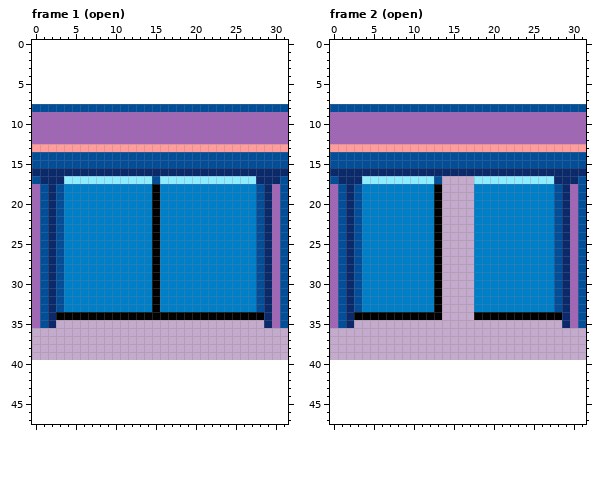
Pixel-art file -- assets/sprites/elevator_door.ase. This is how it looked before the edit.
32x32 pixels, 12 frames. Shown: frame 1 (open), frame 2 (open). The old version is drawn lined up with the new one, on the new canvas. The commit also changed other frames, which this record leaves out.
The same view after the edit:
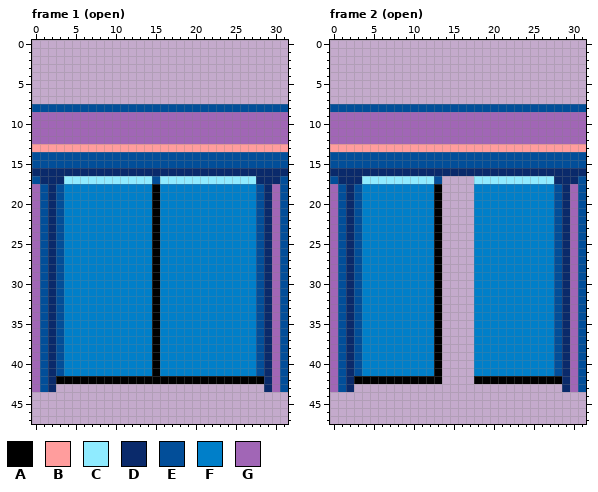
Palette (. is transparent): A #000000  B #ff9d9d  C #8febff  D #0a2a6b  E #024e99  F #007fc9  G #a166b6
Change:
canvas 32x32 -> 32x48, the old top-left corner now at 0,8
Frame 1 (open):
y 34: x 3..14 AAAAAAAAAAAA -> EFFFFFFFFFFF; x 16..28 AAAAAAAAAAAAA -> FFFFFFFFFFFFE
y 35: x 3..28 .......................... -> EFFFFFFFFFFFAFFFFFFFFFFFFE
y 36..41: x 0..31 ................................ -> GEDEFFFFFFFFFFFAFFFFFFFFFFFFEDGE
y 42: x 0..31 ................................ -> GEDAAAAAAAAAAAAAAAAAAAAAAAAAADGE
y 43: x 0..2 ... -> GED; x 29..31 ... -> DGE
Frame 2 (open):
y 34: x 3..12 AAAAAAAAAA -> EFFFFFFFFF; x 18..28 AAAAAAAAAAA -> FFFFFFFFFFE
y 35: x 3..13 ........... -> EFFFFFFFFFA; x 18..28 ........... -> FFFFFFFFFFE
y 36..41: x 0..13 .............. -> GEDEFFFFFFFFFA; x 18..31 .............. -> FFFFFFFFFFEDGE
y 42: x 0..13 .............. -> GEDAAAAAAAAAAA; x 18..31 .............. -> AAAAAAAAAAADGE
y 43: x 0..2 ... -> GED; x 29..31 ... -> DGE
Boxes around the changes in both pictures, in picture pixels (x1, y1, x2, y2):
changed: (32, 312, 288, 392)
changed: (330, 312, 442, 392)
changed: (474, 312, 586, 392)
